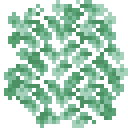
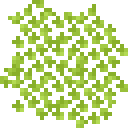
Layered file, before and after one edit (128×128). Changes by layer:
hid group "OAK" (5 layers) over [0, 0, 128, 128]
showed group "BIRCH" (11 layers) over [0, 0, 128, 128]
added layer "Layer 4 copy" (color, 70%) in group "BIRCH" over [0, 0, 128, 128]
added layer "Terralith Yellow copy 3" (color) in group "BIRCH" over [0, 0, 128, 128]
added layer "Black & White 1 copy" in group "BIRCH" over [0, 0, 128, 128]
added layer "Layer 4 copy 2" (color, 70%) in group "BIRCH" over [0, 0, 128, 128]
added layer "Terralith Yellow copy 4" (color) in group "BIRCH" over [0, 0, 128, 128]
